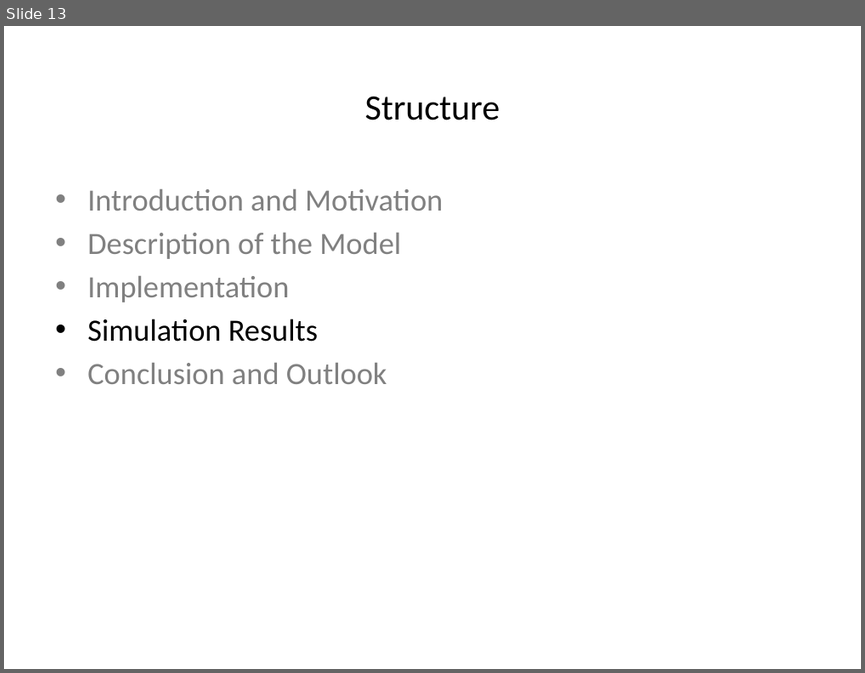
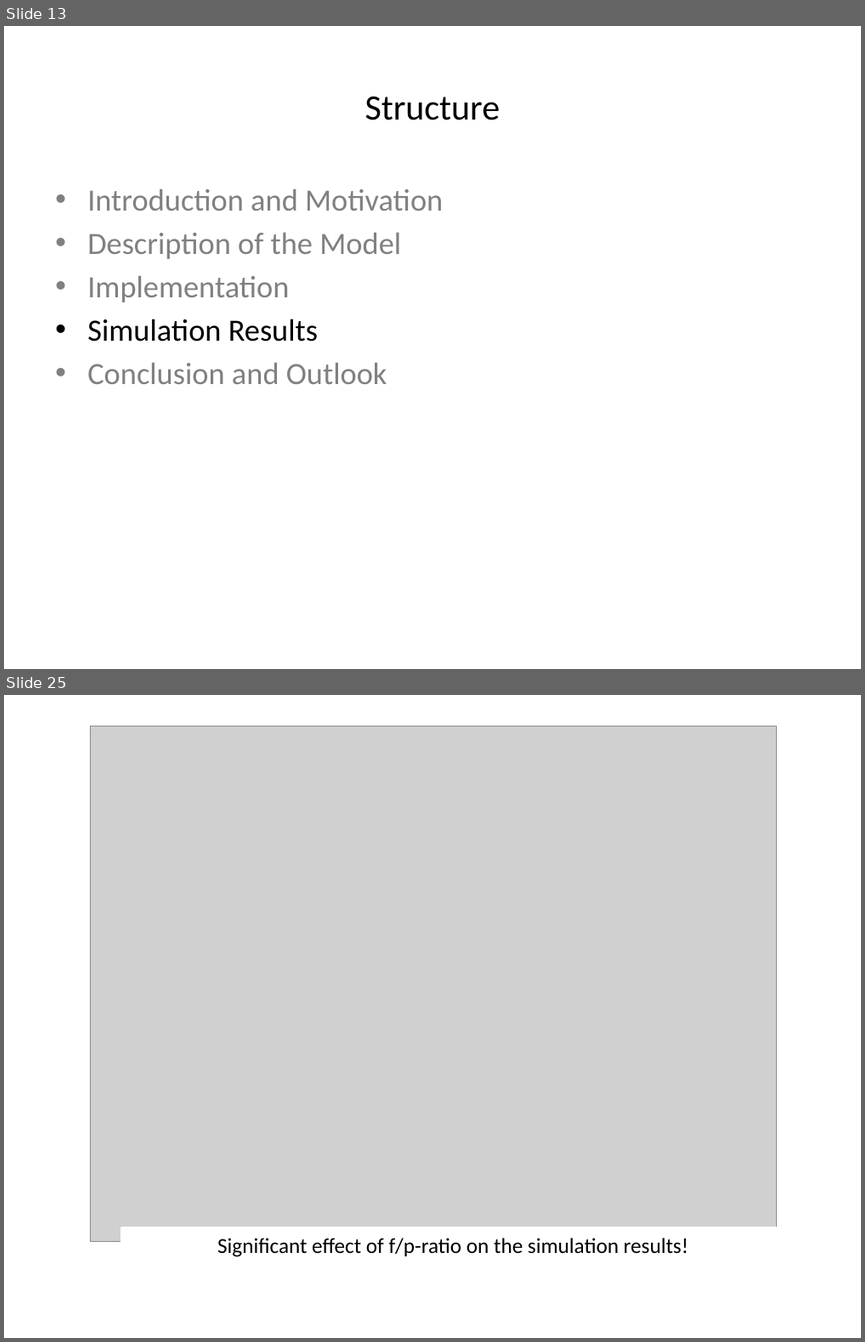
Before and after one commit to wildmic/Forest-Fire-SOC, a slide deck: presentation/SOC.pptx. Shown one above the other, each under a label of ours: slide 13 before the commit, slides 13 and 25 after it; the slides between them are not shown. The pictures are 865x673 and 865x1342 pixels, drawn with LibreOffice and Linux fonts; fonts in the diff are those of the drawing; grey boxes stand for pictures. Boxes give left, top, right and bottom in pixels: in the first picture for what was removed or moved away, otherwise in the second. Text is boxed around its words. In the diff, an @@ line names an element or a change of style, - is before the commit and + after.

```diff
--- a/presentation/SOC.pptx
+++ b/presentation/SOC.pptx
@@ slide 25 added at [4, 695, 861, 1338], background #FFFFFF @@
@@ picture added at [91, 726, 777, 1241] @@
@@ rectangle added at [122, 1228, 784, 1262], fill #FFFFFF, outline #FFFFFF 2 pt, 18 pt, text #000000 @@
+Significant effect of f/p-ratio on the simulation results!
```
Also in this commit, not shown: 7 slides changed, 11 other slides added, 3 slides removed, 6 other files.
